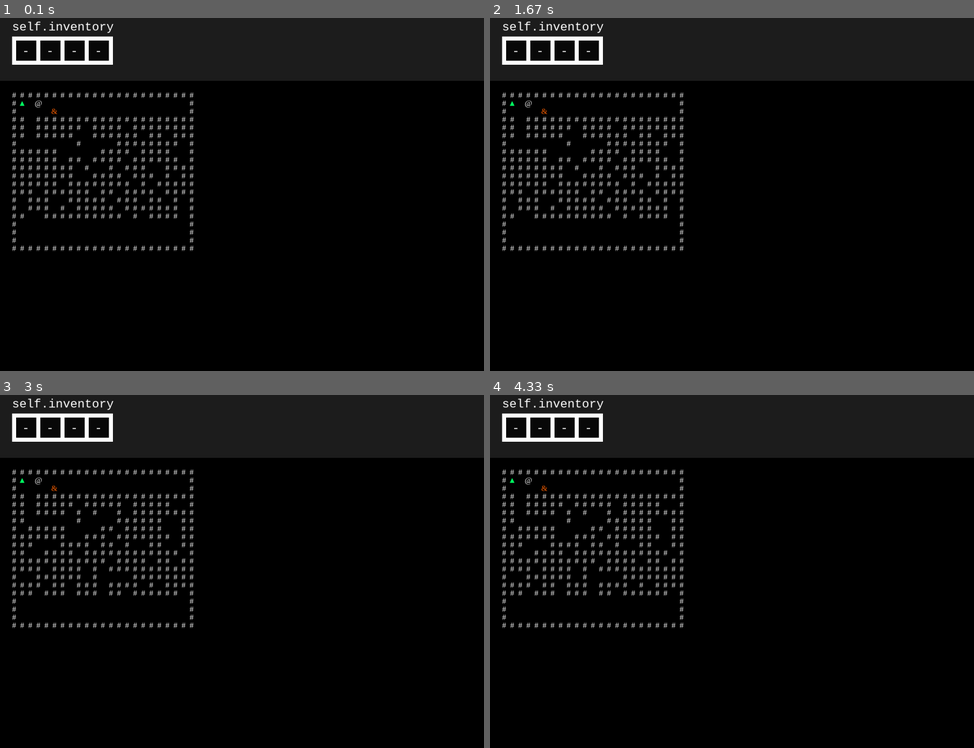
Above: before the commit, frames 1-4 (two rows, left to right).
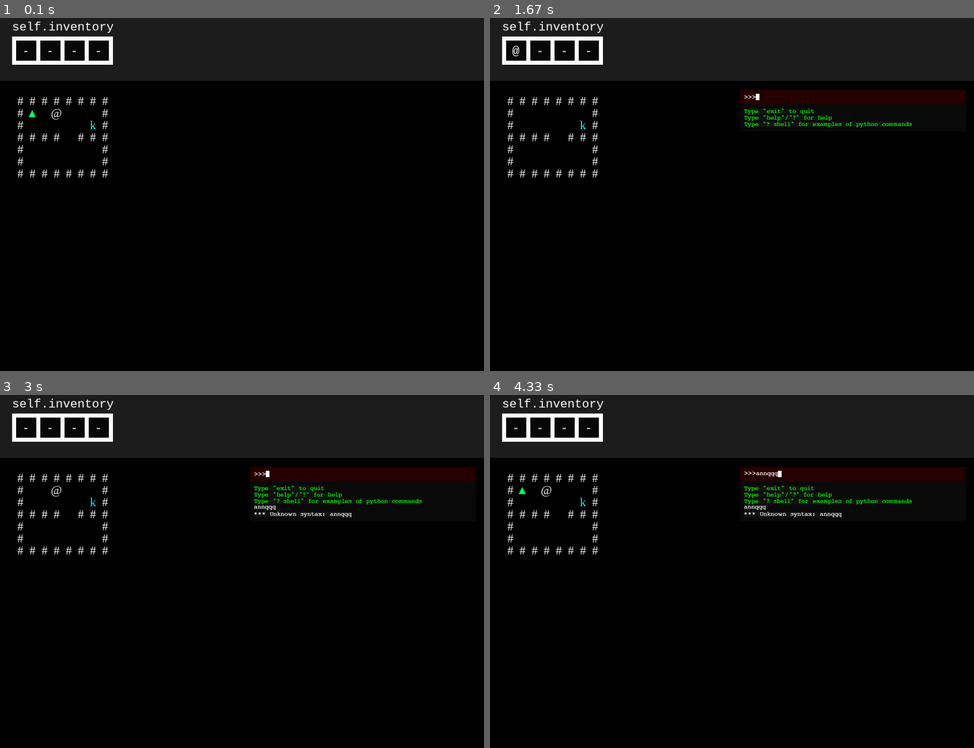
Above: after the commit, the same moments.

Repository: OilyCannelloni/UntrustedPy
Game: pygame game, started from init.py
Two runs of this game, one before a commit and one after it. Both use one fixed random seed, a clock stepped at 60 frames per second and the inputs below.
Inputs:
- Up to frame 1 (0.1 s): no input
- Up to frame 2 (1.67 s): hold Right 0.33-0.8 s; hold Up 0.88-1.18 s; hold Right from 1.22 s (still down)
- Up to frame 3 (3 s): release Right at 1.68 s; hold Q 1.72-2.25 s; hold Left 1.72-2.25 s; type "a" at 2.28 s; type "nn" at 2.38 s; tap Enter at 2.62 s; hold Left from 2.85 s (still down)
- Up to frame 4 (4.33 s): release Left at 3.38 s; hold Down 3.42-3.72 s; hold Left 3.75-4.15 s; hold Up from 4.18 s (still down)

The runs differ from the first frame. In frame 1, 3.3% of the frame differs, in the area x 2-40%, y 21-67%; in frame 2, 5.6%; in frame 3, 5.7%; in frame 4, 5.8%, in the area x 2-99%, y 20-67%.

Commit message:
made it work in pygame 2

Diff:
--- a/constants.py
+++ b/constants.py
@@ -1,6 +1,8 @@
 """
 This file contains some numerical constants
 """
+
+import pygame
 
 
 class Keys:
@@ -36,8 +38,8 @@
     """
     Custom PyGame Events
     """
-    LEVEL = 25
-    CONSOLE_TOGGLE = 26
+    LEVEL = pygame.event.custom_type()
+    CONSOLE_TOGGLE = pygame.event.custom_type()
 
 
 class Type:
--- a/grid.py
+++ b/grid.py
@@ -15,8 +15,8 @@
         :param width: Width of the grid in squares
         :param height: Height of the grid in squares
         """
-        self.field_width = 20
-        self.field_height = 20
+        self.field_width = 30
+        self.field_height = 30
         self.width = width
         self.height = height
 
--- a/init.py
+++ b/init.py
@@ -62,7 +62,7 @@
         Draws the object symbols and blits them onto the window
         :return: None
         """
-        self.font = pygame.font.SysFont('cambriacambriamath', 20)
+        self.font = pygame.font.SysFont('cambria', 30)
         for x in range(grid.width):
             for y in range(grid.height):
                 obj = grid.grid[x][y]
@@ -82,7 +82,9 @@
         Closes the console
         :return: None
         """
-        pygame.event.post(pygame.event.Event(Events.CONSOLE_TOGGLE, {"on": False}))
+        e = pygame.event.Event(Events.CONSOLE_TOGGLE, on=False)
+        e.dict['on'] = False
+        pygame.event.post(e)
 
     @staticmethod
     def clear_grid():
@@ -156,6 +158,7 @@
                 self.running = False
 
             if event.type == pygame.KEYDOWN:
+                print(event.key)
                 p = grid.get_player()
                 p.behavior(event.key)
                 self.display_inventory(p.inventory)
@@ -171,10 +174,10 @@
                     getattr(self, "level" + str(self.level))()
 
             if event.type == Events.LEVEL:
-                getattr(self, event.target)()
+                getattr(self, event.dict['target'])()
 
             if event.type == Events.CONSOLE_TOGGLE:
-                if event.on:
+                if event.dict['on']:
                     self.console.enabled = True
                 else:
                     self.disable_console()
@@ -413,7 +416,7 @@
 
 
 if __name__ == "__main__":
-    game = Game(7)
+    game = Game(5)
     getattr(game, "level"+str(game.level))()
     while game.running:
         game.tick(30)
--- a/objects.py
+++ b/objects.py
@@ -151,10 +151,10 @@
 
     def behavior(self, key):
         dirs = {
-            Keys.LEFT: ("left", "◀"),
-            Keys.RIGHT: ("right", "▶"),
-            Keys.UP: ("up", "▲"),
-            Keys.DOWN: ("down", "▼")
+            1073741904: ("left", "◀"),
+            1073741903: ("right", "▶"),
+            1073741906: ("up", "▲"),
+            1073741905: ("down", "▼")
         }
         if key in dirs.keys():
             self.move(dirs[key][0])
@@ -390,7 +390,8 @@
         Triggers when the item is picked up by the player
         :return: None
         """
-        pygame.event.post(pygame.event.Event(Events.CONSOLE_TOGGLE, {"on": True}))
+        e = pygame.event.Event(Events.CONSOLE_TOGGLE, on=True)
+        pygame.event.post(e)
 
 
 class MazeGenerator(Object):
Binary file added: libs/pygame_console/fonts/JackInput.ttf
